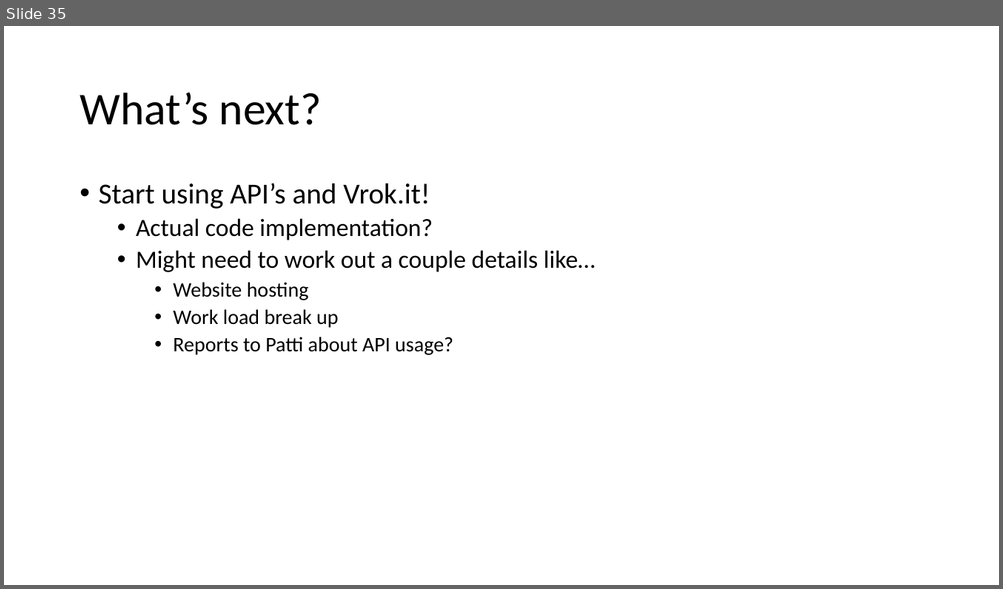
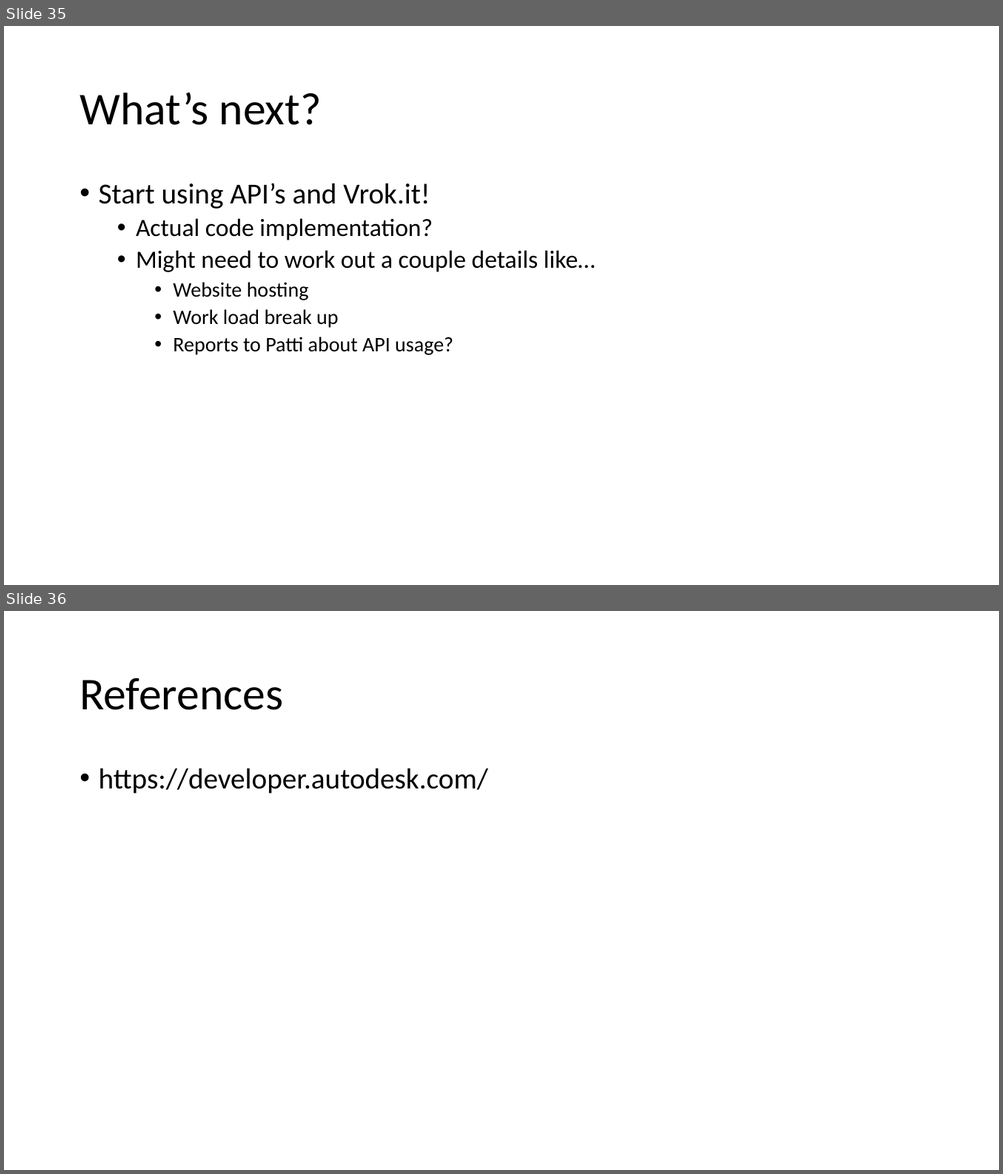
Before and after one commit to gonsalvg/Capstone-Forge-App, a slide deck: Progress Report/Progress report.pptx. Shown one above the other, each under a label of ours: slide 35 before the commit, slides 35 and 36 after it. The pictures are 1003x589 and 1003x1174 pixels, drawn with LibreOffice and Linux fonts; fonts in the diff are those of the drawing. Boxes give left, top, right and bottom in pixels: in the first picture for what was removed or moved away, otherwise in the second. Text is boxed around its words. In the diff, an @@ line names an element or a change of style, - is before the commit and + after.

```diff
--- a/Progress Report/Progress report.pptx
+++ b/Progress Report/Progress report.pptx
@@ slide 36 added at [4,611,999,1170], background #FFFFFF @@
@@ title added at [79,678,283,710], 44 pt, text #000000 @@
+References
@@ text added at [99,768,488,794], 28 pt, text #000000 @@
+• https://developer.autodesk.com/
```
Also in this commit, not shown: 1 slide changed.
